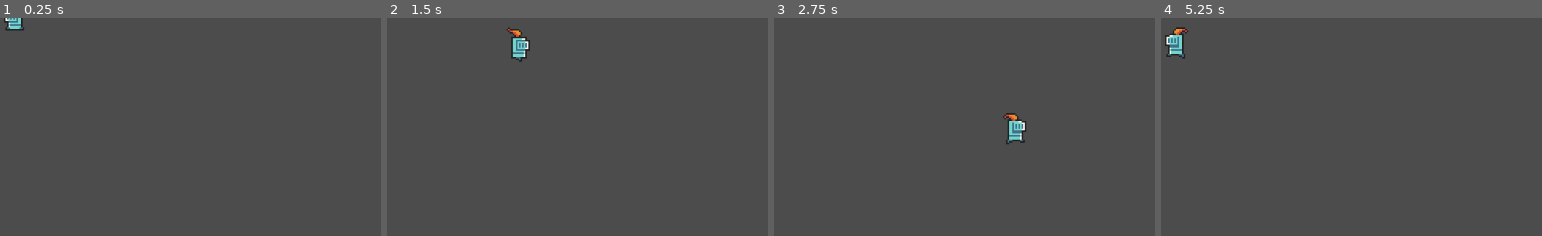
Above: before the commit, frames 1-4 (left to right).
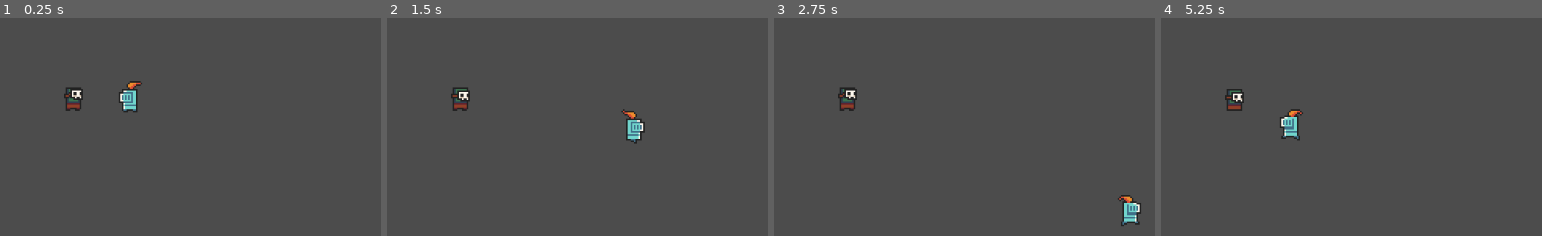
Above: after the commit, the same moments.

Repository: keatonfs/calhacks2022
Game: Godot game, scene res://MobTest.tscn
Same seed, same stepped clock (60 frames per second), same inputs: the game is played once before the commit and once after it. This scene is started directly instead of the project's main scene.
Inputs:
- Up to frame 1 (0.25 s): no input
- Up to frame 2 (1.5 s): hold D (right) 0.53-1.28 s; hold S (down) from 1.28 s (still down)
- Up to frame 3 (2.75 s): release S (down) at 2.03 s; hold D (right) from 2.03 s (still down)
- Up to frame 4 (5.25 s): release D (right) at 2.78 s; hold W (up) 2.78-3.53 s; hold A (left) 3.53-5.03 s; hold S (down) from 5.03 s (still down)

The runs differ from the first frame. In frame 1, 1.2% of the frame differs, in the area x 1-38%, y 0-44%; in frame 2, 1.5%; in frame 3, 1.6%, in the area x 16-97%, y 31-96%; in frame 4, 1.5%.

Commit message:
mob scaling issues

Diff:
--- /dev/null
+++ b/Announcer.tscn
@@ -0,0 +1,14 @@
+[gd_scene format=2]
+
+[node name="Control" type="Control"]
+anchor_right = 1.0
+anchor_bottom = 1.0
+
+[node name="Panel" type="Panel" parent="."]
+margin_right = 40.0
+margin_bottom = 40.0
+
+[node name="RichTextLabel" type="RichTextLabel" parent="Panel"]
+margin_right = 40.0
+margin_bottom = 40.0
+text = "Hello, World!"
--- a/Mob.tscn
+++ b/Mob.tscn
@@ -11,7 +11,7 @@
 [ext_resource path="res://scripts/Mob.gd" type="Script" id=9]
 
 [sub_resource type="RectangleShape2D" id=1]
-extents = Vector2( 6, 8 )
+extents = Vector2( 11.5, 16 )
 
 [sub_resource type="SpriteFrames" id=2]
 animations = [ {
@@ -27,22 +27,22 @@
 } ]
 
 [node name="Node2D" type="Node2D"]
-scale = Vector2( 2, 2 )
 
-[node name="RigidBody2D" type="RigidBody2D" parent="."]
+[node name="Mob" type="RigidBody2D" parent="."]
 gravity_scale = 0.0
 script = ExtResource( 9 )
 
-[node name="CollisionShape2D" type="CollisionShape2D" parent="RigidBody2D"]
-position = Vector2( 1, 2 )
+[node name="CollisionShape2D" type="CollisionShape2D" parent="Mob"]
+position = Vector2( 2.5, 4 )
 shape = SubResource( 1 )
 
-[node name="AnimatedSprite" type="AnimatedSprite" parent="RigidBody2D"]
+[node name="AnimatedSprite" type="AnimatedSprite" parent="Mob"]
+scale = Vector2( 2, 2 )
 frames = SubResource( 2 )
 animation = "Idle"
 
-[node name="VisibilityNotifier2D" type="VisibilityNotifier2D" parent="RigidBody2D"]
-position = Vector2( 1, 2 )
-scale = Vector2( 0.6, 0.8 )
+[node name="VisibilityNotifier2D" type="VisibilityNotifier2D" parent="Mob"]
+position = Vector2( 2.5, 4 )
+scale = Vector2( 1.15, 1.6 )
 
-[connection signal="screen_exited" from="RigidBody2D/VisibilityNotifier2D" to="RigidBody2D" method="_on_VisibilityNotifier2D_screen_exited"]
+[connection signal="screen_exited" from="Mob/VisibilityNotifier2D" to="Mob" method="_on_VisibilityNotifier2D_screen_exited"]
--- a/MobTest.tscn
+++ b/MobTest.tscn
@@ -6,7 +6,7 @@
 [node name="Node2D" type="Node2D"]
 
 [node name="Player" parent="." instance=ExtResource( 1 )]
-position = Vector2( 19, -12 )
+position = Vector2( 166, 93 )
 
-[node name="Node2D" parent="." instance=ExtResource( 2 )]
-position = Vector2( 19, -12 )
+[node name="Mob" parent="." instance=ExtResource( 2 )]
+position = Vector2( 92, 99 )
--- a/Player.tscn
+++ b/Player.tscn
@@ -35,7 +35,6 @@
 [node name="AnimatedSprite" type="AnimatedSprite" parent="Player"]
 frames = SubResource( 3 )
 animation = "idle"
-frame = 1
 playing = true
 
 [node name="CollisionShape2D" type="CollisionShape2D" parent="Player"]
--- a/scripts/Mob.gd
+++ b/scripts/Mob.gd
@@ -1,10 +1,10 @@
 extends RigidBody2D
+
+onready var _animated_sprite = $AnimatedSprite
 
 # Called when the node enters the scene tree for the first time.
 func _ready():
-	$AnimatedSprite.playing = true
-	pass # Replace with function body.
-
+	_animated_sprite.play("Idle")
 
 # Called every frame. 'delta' is the elapsed time since the previous frame.
 #func _process(delta):
